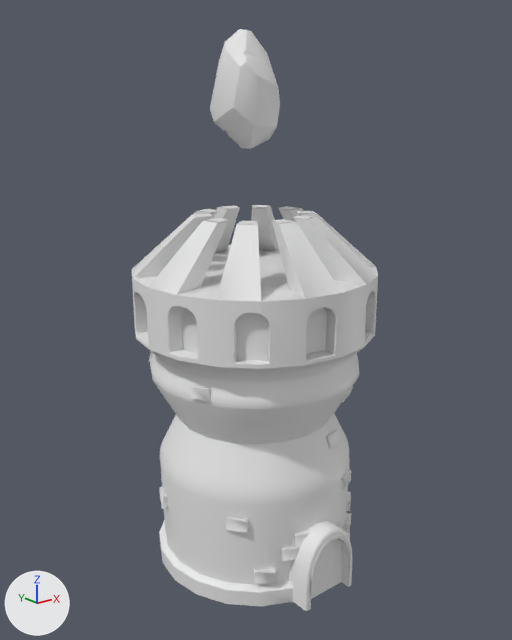
The FBX model Assets/_DefendTheFactory/_Sandbox/Rafal/Models/Tower/towerLV3.fbx as it was, and as the next commit left it.
Both versions are drawn from a 50 mm lens placed at (-3.51, -4.4, 3.86), pointed at (0.0, -0.02, 2.1). Arrows for +X, +Y and +Z are at lower left; the lights stay in place. The picture after the commit comes second. Where no turn or scale is listed for an object, it has been applied to the vertices. Vertices at exactly the same position are counted once.

Names of what the first picture shows: 'Crystal.001'.
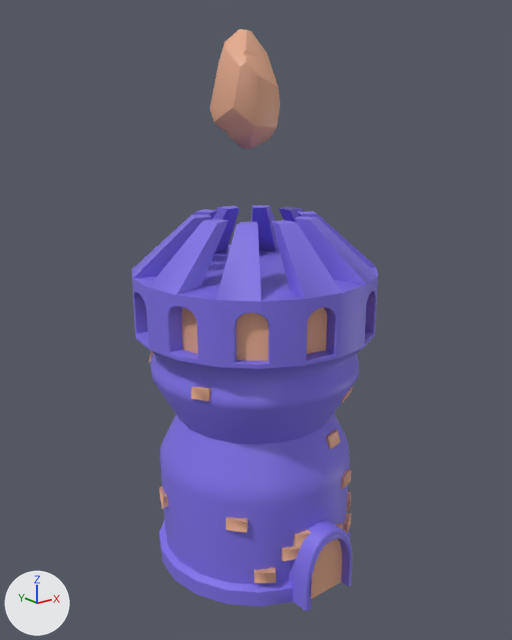
Where the newer file only moved an object's origin or applied its transform, the numbers keep the older frame.

Changed parts and their boxes [x1, y1, x2, y2] in the pictures (512 x 640 px):
part 1 of me_cube_023, deleted: before [194, 205, 314, 224]
part 2 of me_cube_023, reshaped: [150, 356, 359, 411] in both
part 3 of me_cube_023, cut back: [160, 438, 352, 611] in both
part 4 of me_cube_023, recoloured: [149, 29, 353, 599] in both
part 5 of me_cube_023, recoloured (white to blue): [131, 205, 378, 610] in both

The change, as a diff of the scene's bpy script:
```diff
--- a/Assets/_DefendTheFactory/_Sandbox/Rafal/Models/Tower/towerLV3.fbx.py
+++ b/Assets/_DefendTheFactory/_Sandbox/Rafal/Models/Tower/towerLV3.fbx.py
@@ mat_material_001 @@
+mat_material_001 = principled_material('Material.001')
+mat_material_001.base_color = (0.8, 0.411, 0.264)  # beige #e7ac8c
@@ mat_material_002 @@
+mat_material_002 = principled_material('Material.002')
+mat_material_002.base_color = (0.209, 0.166, 0.8)  # blue #7e71e7
@@ me_cube_023 @@
 # used by ob_crystal_001; location = (1.0, 1.0, 0.0)
-me_cube_023.from_pydata(...)  # 1840 vertices, 1496 faces; spans x -1.99..0.0, y -1.99..-0.01, z -0.04..4.34
+me_cube_023.from_pydata(...)  # 1692 vertices, 1380 faces; spans x -1.99..0.0, y -1.99..-0.01, z -0.04..4.34
+# me_cube_023 part 1: 10 loose pieces with 40 vertices, spanning x -1.48..-0.52, y -1.48..-0.52, z 2.98, are deleted
+# me_cube_023 part 2
+# 40 vertices are removed from x -1.88..-0.12, y -1.88..-0.12, z 1.7..1.75
+# 80 faces are deleted
+# 40 new faces join them, mat_material_002 (blue #7e71e7)
+# me_cube_023 part 3
+# 68 vertices are removed from x -1.83..-0.16, y -1.98..-0.17, z -0.04..0.98
+# 132 faces are deleted
+# 66 new faces join them, mat_material_002 (blue #7e71e7)
+# me_cube_023 part 4: 515 faces spanning x -1.86..-0.11, y -1.9..-0.1, z -0.04..4.34 switch from no material to mat_material_001 (beige #e7ac8c)
+# me_cube_023 part 5: 759 faces spanning x -1.99..0.0, y -1.99..-0.01, z -0.04..2.98 switch from no material to mat_material_002 (blue #7e71e7)
```
